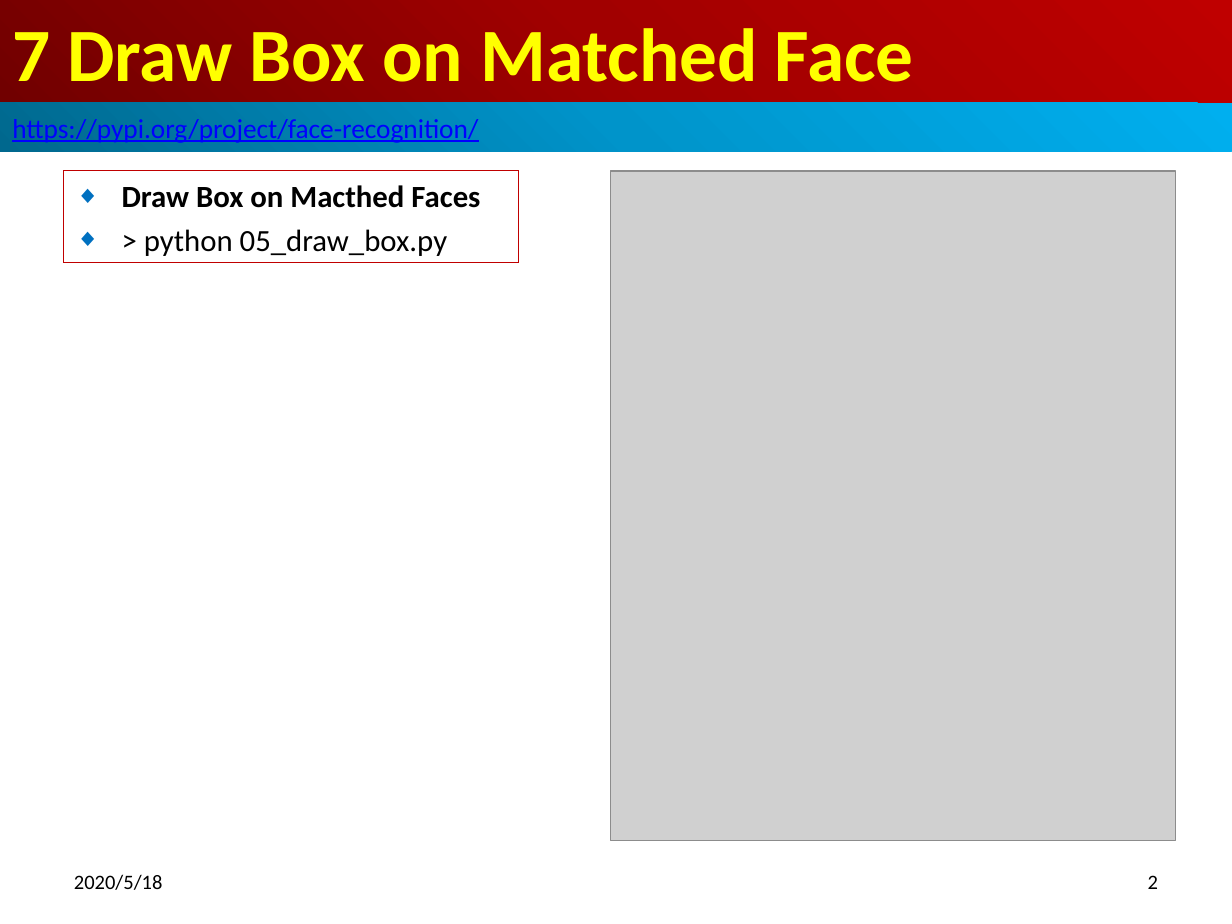
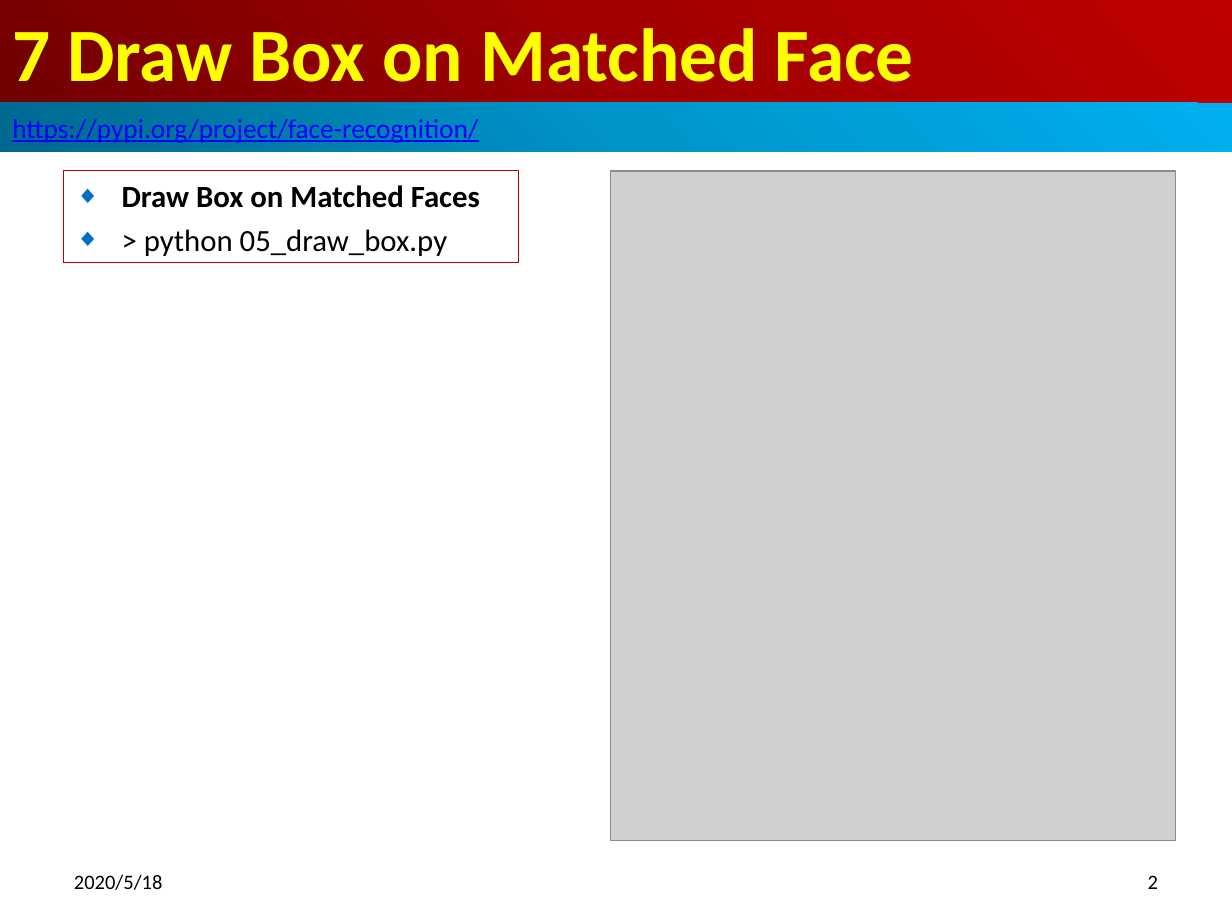
Before and after one commit to peterhchen/1000_Face_Recognition, a slide deck: slide 2 of 07_DrawaBox.pptx. Drawn at 1232x924 pixels with LibreOffice and Linux fonts; fonts in the diff are those of the drawing; grey boxes stand for pictures. Boxes give left, top, right and bottom in pixels: in the first picture for what was removed or moved away, otherwise in the second. Text is boxed around its words. In the diff, an @@ line names an element or a change of style, - is before the commit and + after.

Commit message:
face identify

```diff
--- a/07_DrawaBox.pptx
+++ b/07_DrawaBox.pptx
@@ subtitle at (x1=122, y1=185, x2=480, y2=208): text changed @@
-◆ Draw Box on Macthed Faces
+◆ Draw Box on Matched Faces
```
Also in this commit, not shown: 10 other files.
